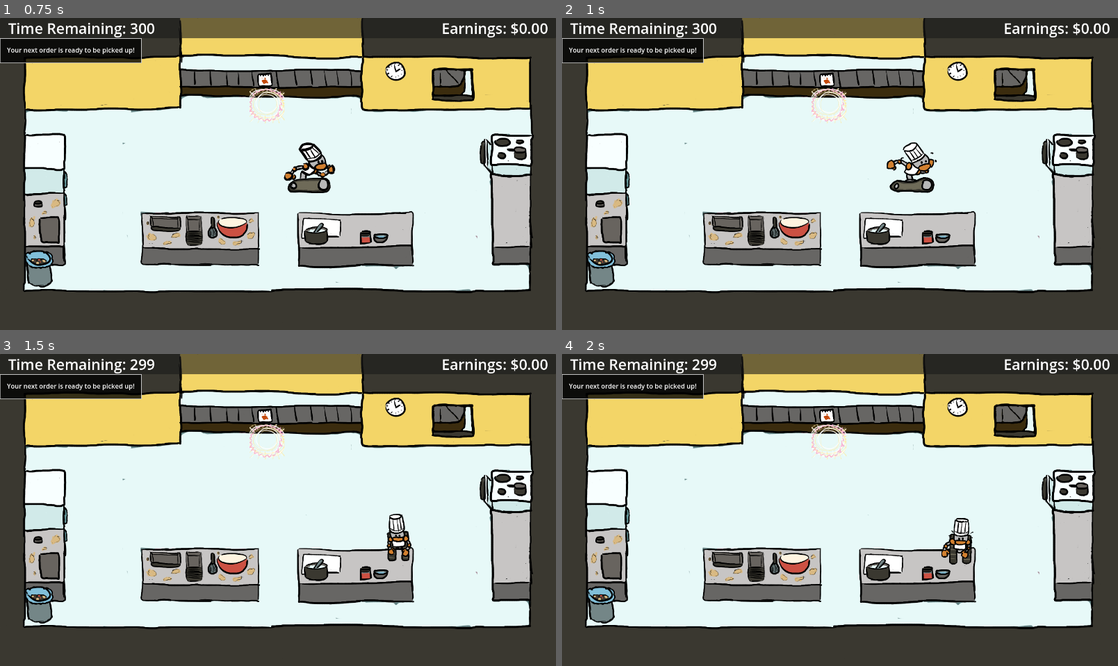
Above: before the commit, frames 1-4 (two rows, left to right).
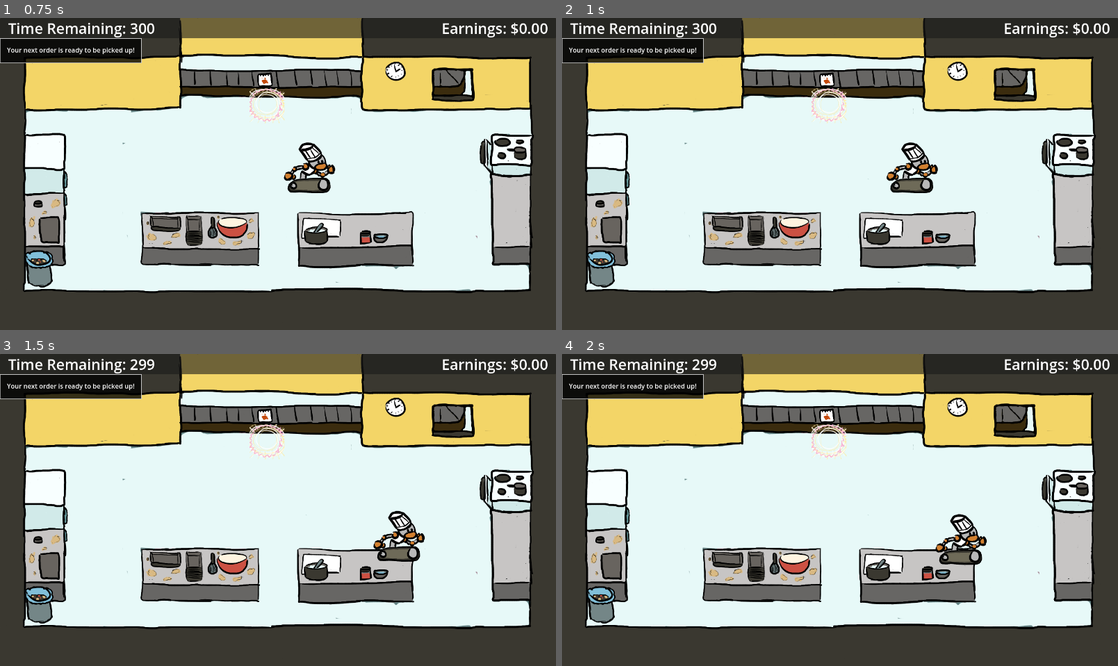
Above: after the commit, the same moments.

Repository: yanalex981/Tasty-Treads
Game: Godot game, scene res://Scenes/game.tscn
The game is run twice, just before and just after one commit, with the same random seed, the same clock (stepped at 60 frames per second) and the same inputs.
Inputs:
- Up to frame 1 (0.75 s): tap Enter at 0.5 s; hold D (right) from 0.53 s (still down); tap Space (interact) at 0.6 s
- Up to frame 2 (1 s): keep holding D (right)
- Up to frame 3 (1.5 s): release D (right) at 1.28 s; hold S (down) from 1.28 s (still down); tap Space (interact) at 1.35 s
- Up to frame 4 (2 s): keep holding S (down)

Frame 1 is identical in both runs. In frame 2, 0.7% of the frame differs, in the area x 58-68%, y 39-57%; in frame 3, 0.8%, in the area x 67-77%, y 50-67%; in frame 4, 0.8%.

Commit message:
reverted DirectionalMoveController, animation will be handled elsewhere later

Diff:
--- a/Scripts/Components/DirectionalMoveController.gd
+++ b/Scripts/Components/DirectionalMoveController.gd
@@ -4,7 +4,6 @@
 @export var speed : int = 400
 
 @onready var parent : CharacterBody2D = get_parent()
-@onready var sprite : AnimatedSprite2D = get_parent().get_child(1)
 var direction = Vector2.ZERO :
 	set(value):
 		direction = value
@@ -36,19 +35,6 @@
 	parent.velocity = direction * speed
 	parent.move_and_slide()
 
-	# ---------- Handling Animations ---------- #
-
-	if direction.x > 0:
-		sprite.play("right")
-	elif direction.x < 0:
-		sprite.play("left")
-	elif direction.y > 0:
-		sprite.play("down")
-	elif direction.y < 0:
-		sprite.play("up")
-	else:
-		sprite.set_frame_and_progress(0, 0)
-
 func _get_configuration_warnings():
 	var warnings = []
 
